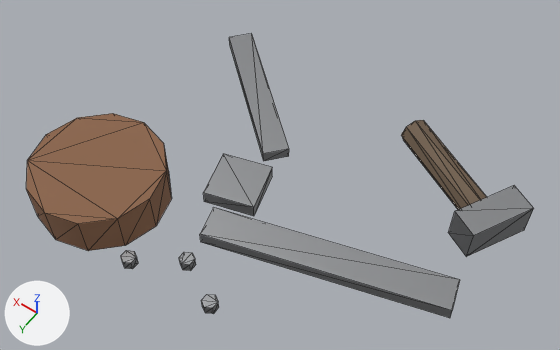
Renders of the FBX model unity/HorrorGame/Assets/Models/Dressing/Dress_ToolScatter.fbx from each side of a commit.
One viewpoint serves both versions: a 50 mm lens placed at (-0.249, 0.447, 0.83), pointed at (0.111, -0.056, 0.039). Arrows for +X, +Y and +Z are at lower left; the lights stay in place. The first picture is the older version. Mesh edges are drawn as thin lines.

The scene before the commit, as lines of its bpy script (objects in view):
```python
me_cube = bpy.data.meshes.new('Cube')
me_cube.from_pydata(...)  # 108 vertices, 180 faces; spans x -0.179..0.39, y -0.272..0.17, z 0.0..0.06
# faces by material slot: [108, 28, 44]
me_cube.materials.append(mat_dress_steelbare)  # grey #b3b5b8
me_cube.materials.append(mat_dress_timberdark)  # brown #705e4c
me_cube.materials.append(mat_dress_rustheavy)  # brown #8c664c
ob_dress_toolscatter = bpy.data.objects.new('Dress_ToolScatter', me_cube)
ob_dress_toolscatter.location = (0.0, 0.0, 0.0)
```
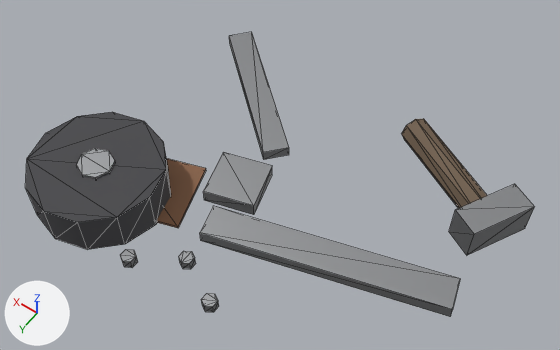
What changed in the scene script:
```text
Add mat_dress_rubber:
    mat_dress_rubber = principled_material('Dress_Rubber')
    mat_dress_rubber.base_color = (0.062, 0.062, 0.068)  # dark grey #46464a
    mat_dress_rubber.roughness = 0.85
Change me_cube:
    used by ob_dress_toolscatter; location = (0.0, 0.0, 0.0)
    remove me_cube.from_pydata(...)  # 108 vertices, 180 faces; spans x -0.179..0.39, y -0.272..0.17, z 0.0..0.06
    add me_cube.from_pydata(...)  # 132 vertices, 220 faces; spans x -0.179..0.39, y -0.272..0.17, z 0.0..0.066
    me_cube part 1: the loose piece of 8 vertices spanning x -0.16..0.16, y -0.065..0.065, z 0.0..0.018 is moved by (0.0, 0.0, 0.003)
    me_cube part 2: the loose piece of 8 vertices spanning x 0.117..0.203, y -0.073..0.013, z 0.0..0.02 is moved by (0.0, 0.0, 0.003)
    me_cube part 3: the loose piece of 8 vertices spanning x 0.138..0.342, y -0.272..-0.088, z 0.0..0.016 is moved by (0.0, 0.0, 0.003)
    me_cube part 4: the loose piece of 16 vertices spanning x -0.144..0.024, y -0.258..-0.142, z 0.0..0.04 is moved by (0.0, 0.0, 0.003)
    me_cube part 5: the loose piece of 8 vertices spanning x -0.179..-0.101, y -0.209..-0.111, z 0.0..0.048 is moved by (0.0, 0.0, 0.003)
    me_cube part 6: the loose piece of 24 vertices spanning x 0.21..0.39, y -0.01..0.17, z 0.0..0.06 is moved by (0.0, 0.0, 0.003), in mat_dress_rubber (dark grey #46464a)
    me_cube part 7: a new loose piece, an 8-sided cylinder along z spanning x 0.276..0.324, y 0.056..0.104, z 0.0..0.066, in mat_dress_steelbare (grey #b3b5b8)
    me_cube part 8: the loose piece of 12 vertices spanning x 0.131..0.149, y 0.09..0.11, z 0.0..0.014 is moved by (0.0, 0.0, 0.003)
    me_cube part 9: the loose piece of 12 vertices spanning x 0.071..0.089, y 0.12..0.14, z 0.0..0.014 is moved by (0.0, 0.0, 0.003)
    me_cube part 10: the loose piece of 12 vertices spanning x 0.191..0.209, y 0.13..0.15, z 0.0..0.014 is moved by (0.0, 0.0, 0.003)
    me_cube part 11
    8 vertices are added at x 0.183..0.337, y -0.028..0.108, z 0.004..0.008
    12 new faces join them, mat_dress_rustheavy (brown #8c664c)
    add me_cube.materials.append(mat_dress_rubber)  # dark grey #46464a
```

Boxes [x1, y1, x2, y2] around the edits, measured in the pictures (560 x 350 px; the box of a moved part takes in the faces that stretch with it):
'Dress_ToolScatter', reshaped: before [26, 34, 534, 318]; after [25, 32, 534, 317]
part 1 of me_cube, moved or reshaped: before [200, 207, 460, 318]; after [200, 206, 460, 317]
part 2 of me_cube, moved or reshaped: before [203, 154, 272, 216]; after [203, 152, 272, 215]
part 3 of me_cube, moved or reshaped: before [229, 34, 289, 161]; after [229, 32, 289, 160]
part 4 of me_cube, moved or reshaped: before [401, 120, 486, 210]; after [402, 119, 487, 208]
part 5 of me_cube, moved or reshaped: before [448, 186, 534, 257]; after [449, 184, 534, 255]
part 6 of me_cube, moved or reshaped: before [26, 113, 172, 251]; after [25, 112, 171, 249]
part 7 of me_cube, added: after [77, 148, 115, 179]
part 8 of me_cube, moved or reshaped: before [179, 252, 196, 271]; after [179, 251, 196, 269]
part 9 of me_cube, moved or reshaped: before [201, 294, 219, 314]; after [201, 293, 219, 312]
part 10 of me_cube, moved or reshaped: before [121, 250, 138, 269]; after [120, 249, 138, 268]
part 11 of me_cube, added (brown): after [157, 159, 206, 228]
